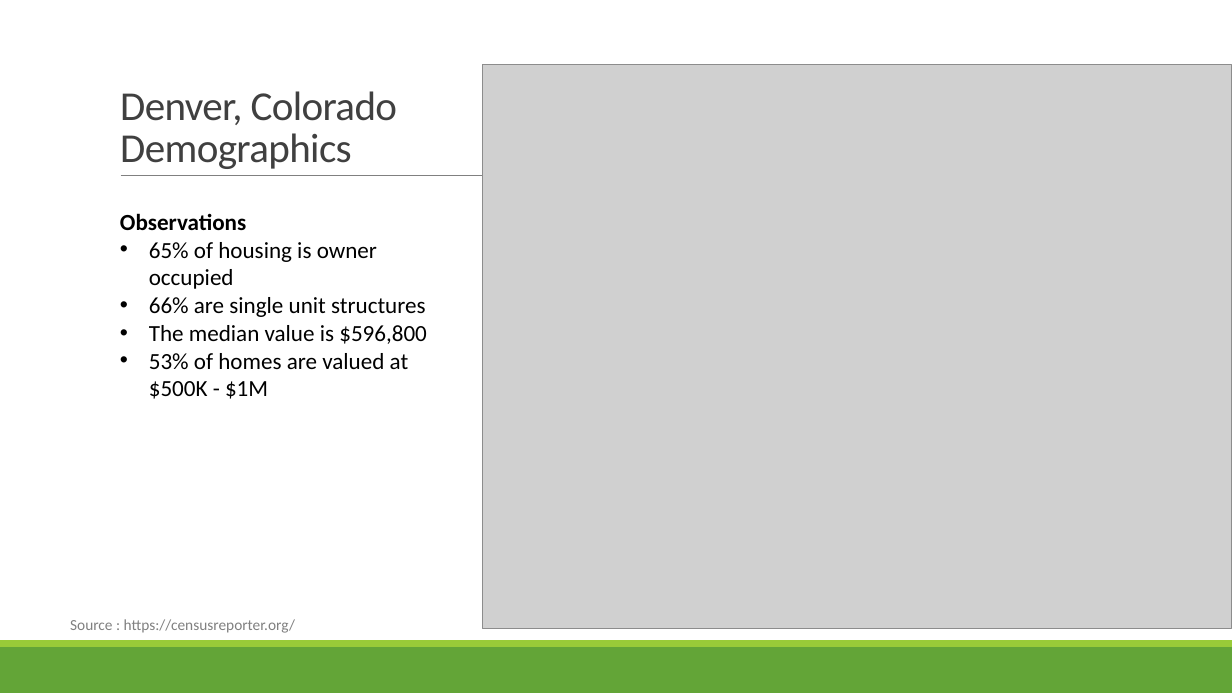
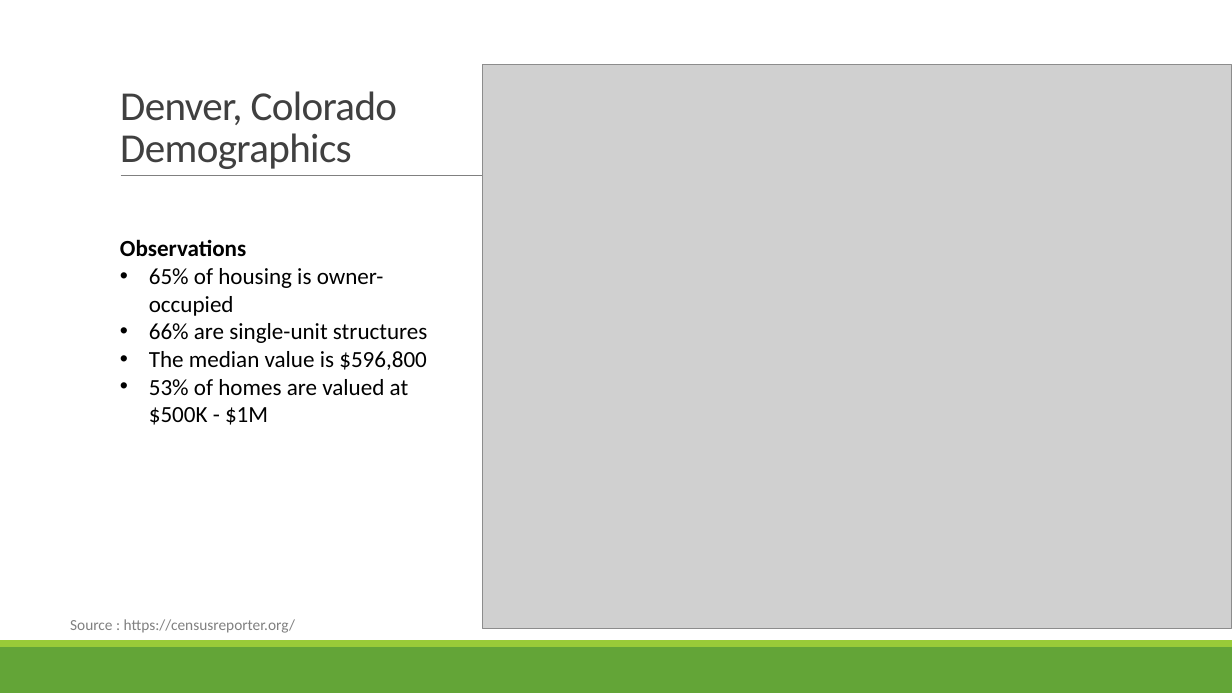
Before and after one commit to jodylarson310/module7-project, a slide deck: slide 9 of Support_Live_Music_Project1_Group4.pptx. Drawn at 1232x693 pixels with LibreOffice and Linux fonts; fonts in the diff are those of the drawing; grey boxes stand for pictures. Boxes give left, top, right and bottom in pixels: in the first picture for what was removed or moved away, otherwise in the second. Text is boxed around its words. In the diff, an @@ line names an element or a change of style, - is before the commit and + after.

```diff
--- a/Support_Live_Music_Project1_Group4.pptx
+++ b/Support_Live_Music_Project1_Group4.pptx
@@ text "Observations": place and size @@
-text "Observations" at box(120, 213, 427, 399)
+text "Observations" at box(120, 239, 428, 425)
@@ text at box(149, 268, 428, 343): text changed @@
-• 65% of housing is owner occupied
-• 66% are single unit structures
+• 65% of housing is owner-occupied
+• 66% are single-unit structures
```
Also in this commit, not shown: 11 other slides changed.
